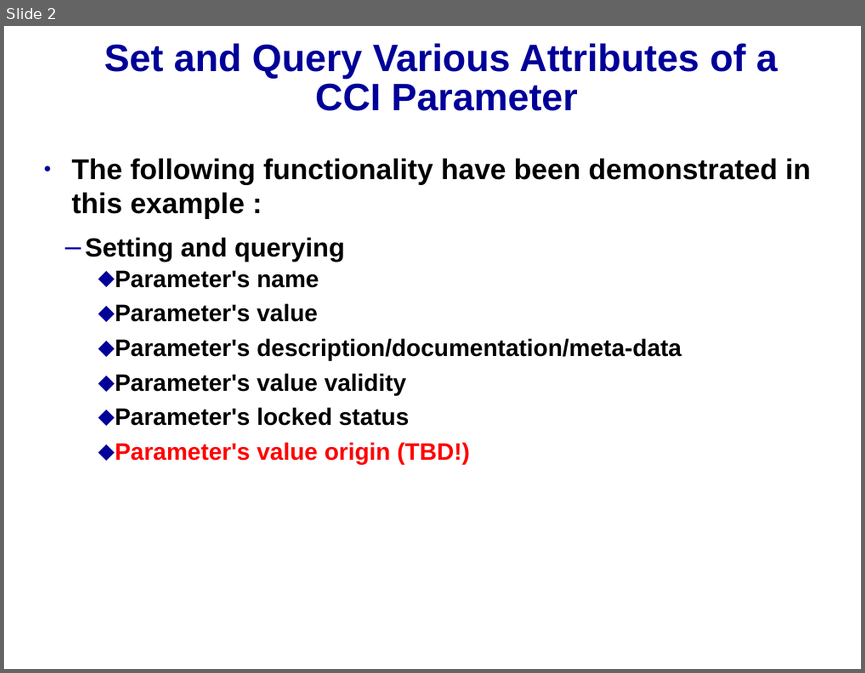
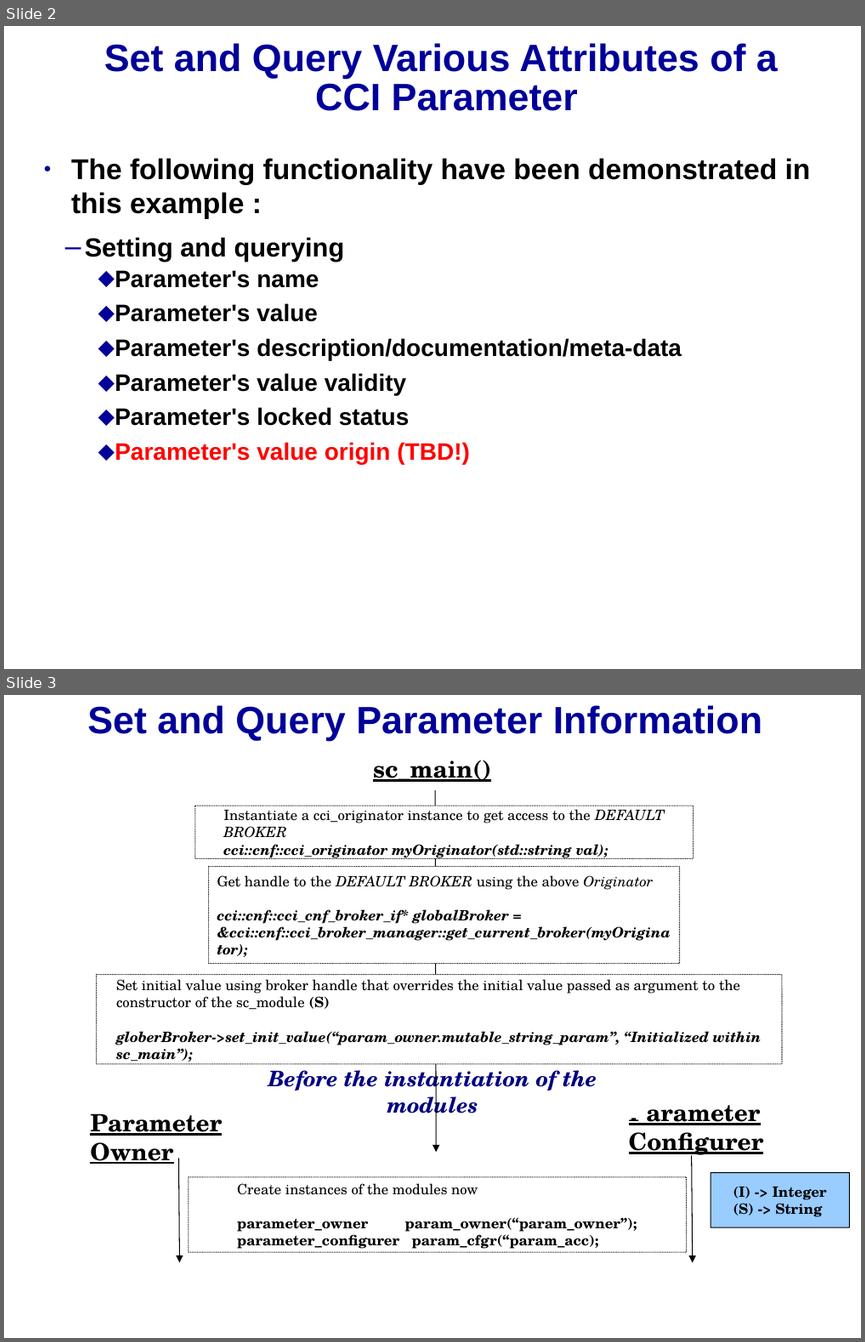
Before and after one commit to accellera-official/cci, a slide deck: examples/ex7_Parameter_Information/docs/ex7_Parameter_Information.ppt. Shown one above the other, each under a label of ours: slide 2 before the commit, slides 2 and 3 after it. The pictures are 865x673 and 865x1342 pixels, drawn with LibreOffice and Linux fonts; fonts in the diff are those of the drawing; background and template pictures are left out. Boxes give left, top, right and bottom in pixels: in the first picture for what was removed or moved away, otherwise in the second. Text is boxed around its words. In the diff, an @@ line names an element or a change of style, - is before the commit and + after.

Commit message:
Updated example#7 : Assigned initial value to the cci-parameter from within the 'sc_main' before the instantiation of the SC_MODULE(s); Re-arranged code a bit;  Read (local) README.txt for further details

```diff
--- a/examples/ex7_Parameter_Information/docs/ex7_Parameter_Information.ppt
+++ b/examples/ex7_Parameter_Information/docs/ex7_Parameter_Information.ppt
@@ slide 3 added at (4, 695, 861, 1338), background picture (left out) @@
@@ text added at (87, 705, 762, 741), 32 pt, text #000099, bold @@
+Set and Query Parameter Information
@@ text added at (373, 760, 491, 782), 20 pt, text #000000, bold, underline @@
+sc_main()
@@ arrow added from (435, 788) to (436, 1151), #000000 0.74 pt @@
@@ rounded rectangle added at (195, 805, 692, 859), fill #FFFFFF, outline #000000 0.74 pt dashed, 12 pt, text #000000, italic @@
+Instantiate a cci_originator instance to get access to the DEFAULT BROKER
+cci::cnf::cci_originator myOriginator(std::string val);
@@ rounded rectangle added at (209, 867, 679, 964), fill #FFFFFF, outline #000000 0.74 pt dashed, 12 pt, text #000000, bold, italic @@
+Get handle to the DEFAULT BROKER using the above Originator
+cci::cnf::cci_cnf_broker_if* globalBroker = &cci::cnf::cci_broker_manager::get_current_broker(myOriginator);
@@ rounded rectangle added at (97, 975, 782, 1063), fill #FFFFFF, outline #000000 0.74 pt dashed, 12 pt, text #000000 @@
+Set initial value using broker handle that overrides the initial value passed as argument to the constructor of the sc_module (S)
+globerBroker->set_init_value(“param_owner.mutable_string_param”, “Initialized within sc_main”);
@@ text added at (268, 1065, 596, 1120), 18 pt, text #000080, bold, italic @@
+Before the instantiation of the modules
@@ text added at (90, 1113, 222, 1163), 20 pt, text #000000, bold, underline @@
+Parameter Owner
@@ text added at (629, 1105, 764, 1157), 20 pt, text #000000, bold, underline @@
+Parameter Configurer
@@ arrow added from (179, 1155) to (180, 1262), #000000 0.74 pt @@
@@ rounded rectangle added at (188, 1176, 686, 1252), fill #FFFFFF, outline #000000 0.74 pt dashed, 12 pt, text #000000, bold @@
+Create instances of the modules now
+parameter_owner param_owner(“param_owner”);
+parameter_configurer param_cfgr(“param_acc);
@@ arrow added from (691, 1155) to (692, 1262), #000000 0.74 pt @@
@@ rounded rectangle added at (711, 1172, 850, 1227), fill #99CCFF, outline #000000 0.74 pt, 12 pt, text #000000, bold @@
+(I) -> Integer
+(S) -> String
```
Also in this commit, not shown: 12 other slides changed, 5 other files.
